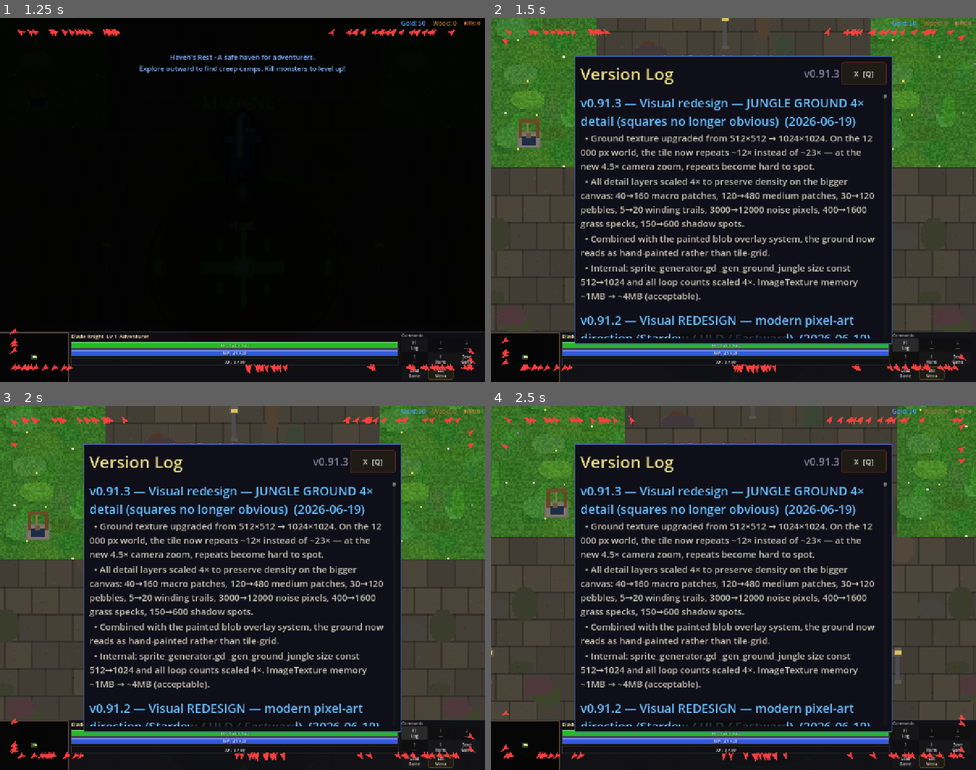
Above: before the commit, frames 1-4 (two rows, left to right).
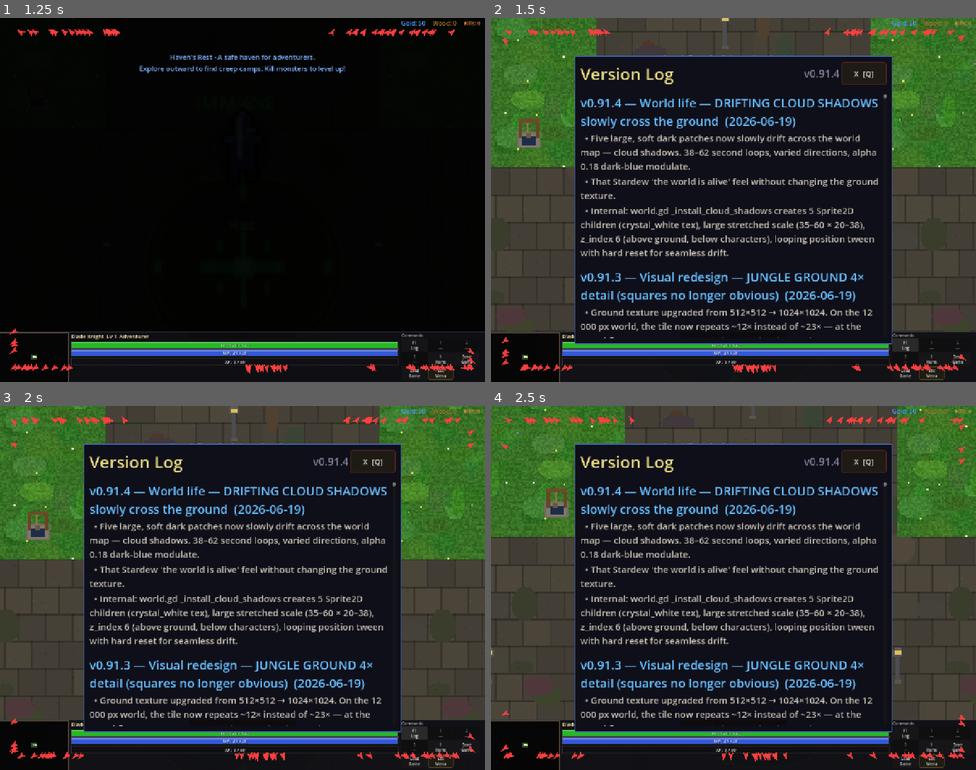
Above: after the commit, the same moments.

Repository: slxny/legends-open-rpg
Game: Godot game, scene res://scenes/main.tscn
The game is run twice, just before and just after one commit, with the same random seed, the same clock (stepped at 60 frames per second) and the same inputs.
Inputs (mouse positions are in pixels of both pictures, inside the frame that each line leads up to):
- Up to frame 1 (1.25 s): tap Enter at 0.5 s; move the mouse to (218, 272) at 0.52 s; hold W (move_up) from 0.53 s (still down); hold Q (ability_1) from 0.53 s (still down); click (218, 272) at 0.67 s
- Up to frame 2 (1.5 s): release W (move_up) at 1.25 s; release Q (ability_1) at 1.25 s; click "F1 Log" at 1.25 s
- Up to frame 3 (2 s): no input
- Up to frame 4 (2.5 s): drag from (524, 744) to (733, 697) at 2.02 s

Frame 1 is identical in both runs. In frame 2, 12% of the frame differs, in the area x 18-80%, y 14-88%; in frame 3, 12%; in frame 4, 12%.

Commit message:
v0.91.4: Drifting cloud shadows across the world
5 soft dark patches loop across the world (38-62s drifts, alpha
0.18 dark-blue). Adds 'the world is alive' atmosphere without
touching ground tiles.

- world.gd _install_cloud_shadows: Sprite2D children using
  crystal_white tex, scale (35-60, 20-38), z_index 6, looping
  position tween.

Co-Authored-By: Claude Opus 4.7 (1M context) <noreply@anthropic.com>

Diff:
--- a/scenes/ui/changelog_dialog.gd
+++ b/scenes/ui/changelog_dialog.gd
@@ -9,9 +9,19 @@
 var _is_visible: bool = false
 var _is_mobile: bool = false
 
-const GAME_VERSION := "v0.91.3"
+const GAME_VERSION := "v0.91.4"
 
 const CHANGELOG: Array[Dictionary] = [
+	{
+		"version": "v0.91.4",
+		"title": "World life — DRIFTING CLOUD SHADOWS slowly cross the ground",
+		"date": "2026-06-19",
+		"entries": [
+			"Five large, soft dark patches now slowly drift across the world map — cloud shadows. 38–62 second loops, varied directions, alpha 0.18 dark-blue modulate.",
+			"That Stardew 'the world is alive' feel without changing the ground texture.",
+			"Internal: world.gd _install_cloud_shadows creates 5 Sprite2D children (crystal_white tex), large stretched scale (35–60 × 20–38), z_index 6 (above ground, below characters), looping position tween with hard reset for seamless drift.",
+		]
+	},
 	{
 		"version": "v0.91.3",
 		"title": "Visual redesign — JUNGLE GROUND 4× detail (squares no longer obvious)",
--- a/scenes/world/world.gd
+++ b/scenes/world/world.gd
@@ -11,6 +11,46 @@
 	# larger sprites, bold outlines, painted ground, mascara-thick shadows.
 	# Edge indicators kept — they're a gameplay readability layer, not visuals.
 	_install_edge_indicators()
+	# v0.91.4 — slow drifting cloud shadows across the world. Subtle motion
+	# overlay: 5 soft dark patches sliding across the canvas in a loop. Adds
+	# the Stardew "world is alive" feel without changing the ground texture.
+	_install_cloud_shadows()
+
+
+const _CLOUD_SHADOW_COUNT: int = 5
+const _CLOUD_BOUND_X: float = 7000.0
+const _CLOUD_BOUND_Y: float = 5000.0
+
+func _install_cloud_shadows() -> void:
+	if has_node("CloudShadows"):
+		return
+	var parent := Node2D.new()
+	parent.name = "CloudShadows"
+	add_child(parent)
+	var tex = SpriteGenerator.get_texture("crystal_white")
+	if tex == null:
+		return
+	var rng := RandomNumberGenerator.new()
+	rng.seed = 12345
+	for i in range(_CLOUD_SHADOW_COUNT):
+		var s := Sprite2D.new()
+		s.texture = tex
+		s.texture_filter = CanvasItem.TEXTURE_FILTER_NEAREST
+		s.modulate = Color(0.0, 0.05, 0.1, 0.18)
+		s.scale = Vector2(rng.randf_range(35.0, 60.0), rng.randf_range(20.0, 38.0))
+		s.rotation = rng.randf() * TAU
+		s.z_index = 6  # Above ground/decor, below characters (sit above ~0 z).
+		var start := Vector2(
+			rng.randf_range(-_CLOUD_BOUND_X, _CLOUD_BOUND_X),
+			rng.randf_range(-_CLOUD_BOUND_Y, _CLOUD_BOUND_Y)
+		)
+		s.position = start
+		parent.add_child(s)
+		var drift_dur: float = rng.randf_range(38.0, 62.0)
+		var drift_vec := Vector2(rng.randf_range(0.5, 1.0), rng.randf_range(-0.15, 0.15)).normalized() * 2200.0
+		var tw := s.create_tween().set_loops()
+		tw.tween_property(s, "position", start + drift_vec, drift_dur)
+		tw.tween_property(s, "position", start, 0.0)  # reset instantly to loop
 
 const _EDGE_INDICATOR_SCRIPT := preload("res://scripts/components/edge_indicator_layer.gd")
 
